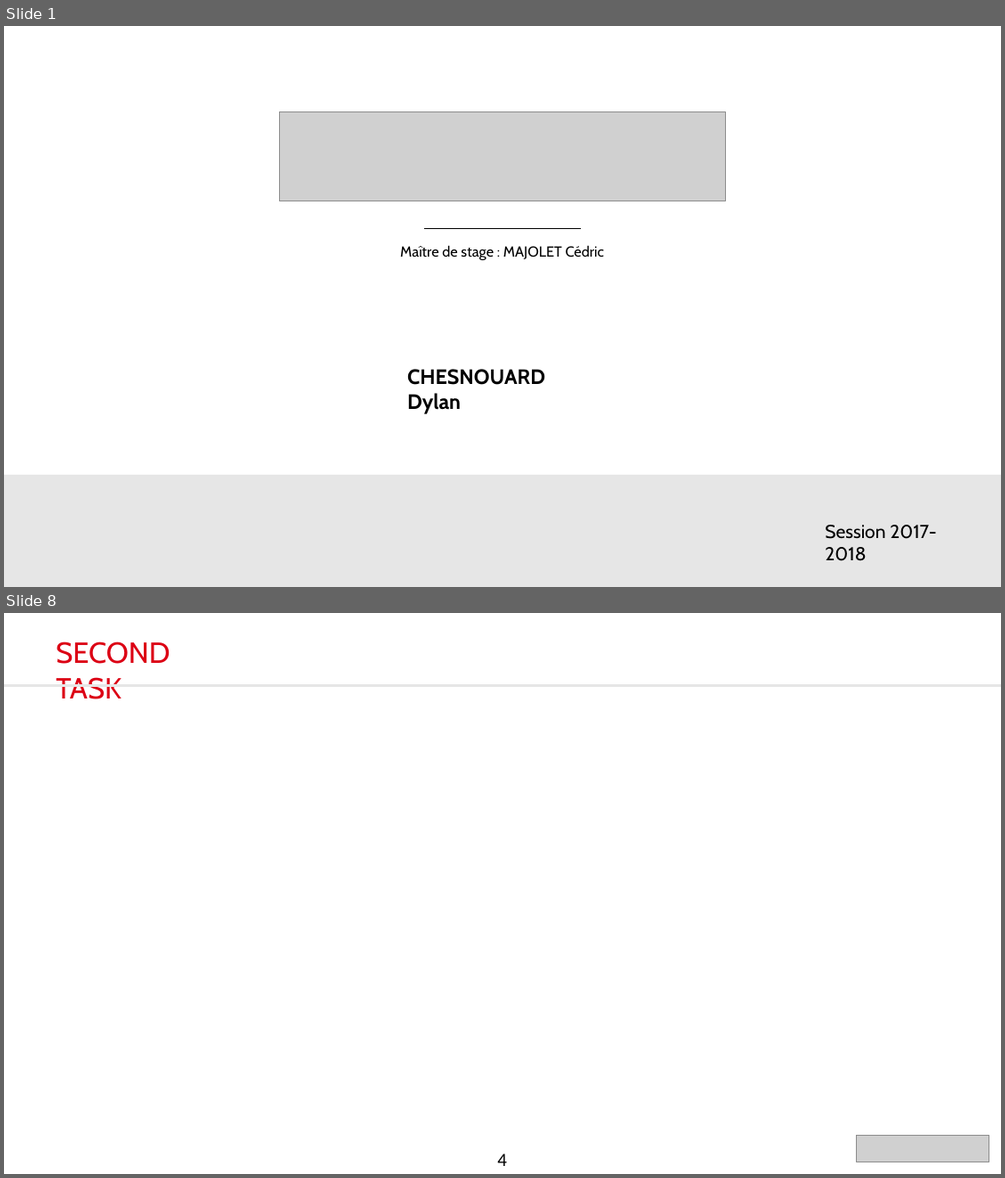
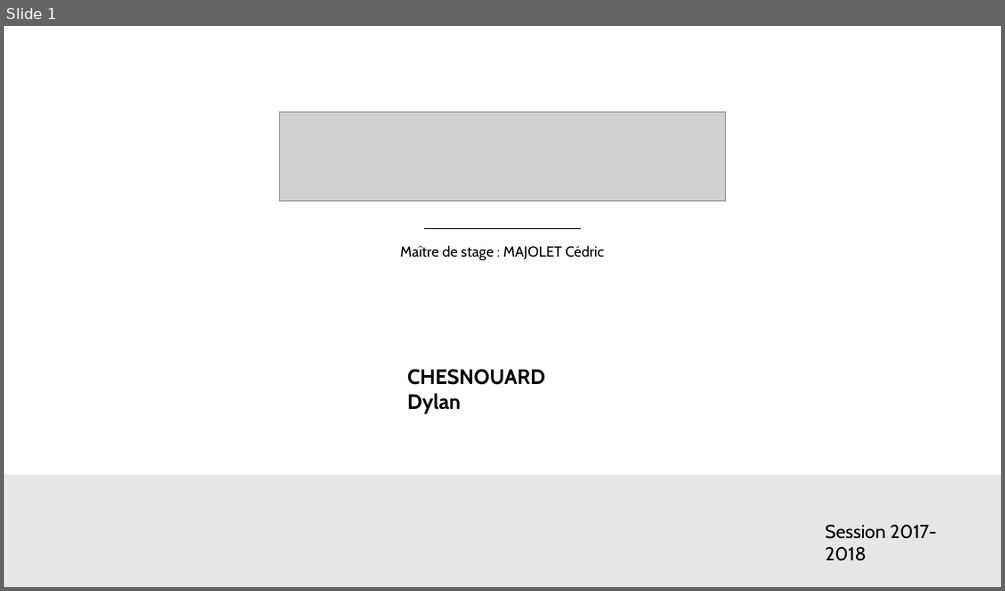
Before and after one commit to DylanChe/SupervisionSerre, a slide deck: suivi_perso/dylan/PresentationOralBlancAnglais.pptx. Shown one above the other, each under a label of ours: slides 1 and 8 before the commit, slide 1 after it; the slides between them are not shown. The pictures are 1005x1178 and 1005x591 pixels, drawn with LibreOffice and Linux fonts; fonts in the diff are those of the drawing; grey boxes stand for pictures. Boxes give left, top, right and bottom in pixels: in the first picture for what was removed or moved away, otherwise in the second. Text is boxed around its words. In the diff, an @@ line names an element or a change of style, - is before the commit and + after.

```diff
--- a/suivi_perso/dylan/PresentationOralBlancAnglais.pptx
+++ b/suivi_perso/dylan/PresentationOralBlancAnglais.pptx
@@ slide 8 removed at box(4, 613, 1001, 1174), background #FFFFFF @@
@@ text removed at box(56, 641, 170, 699) @@
-SECOND TASK
@@ line removed from (4, 686) to (1001, 686) @@
@@ picture removed at box(857, 1135, 989, 1161) @@
@@ text removed at box(497, 1153, 507, 1166) @@
-4
```
Also in this commit, not shown: 8 slides changed.
